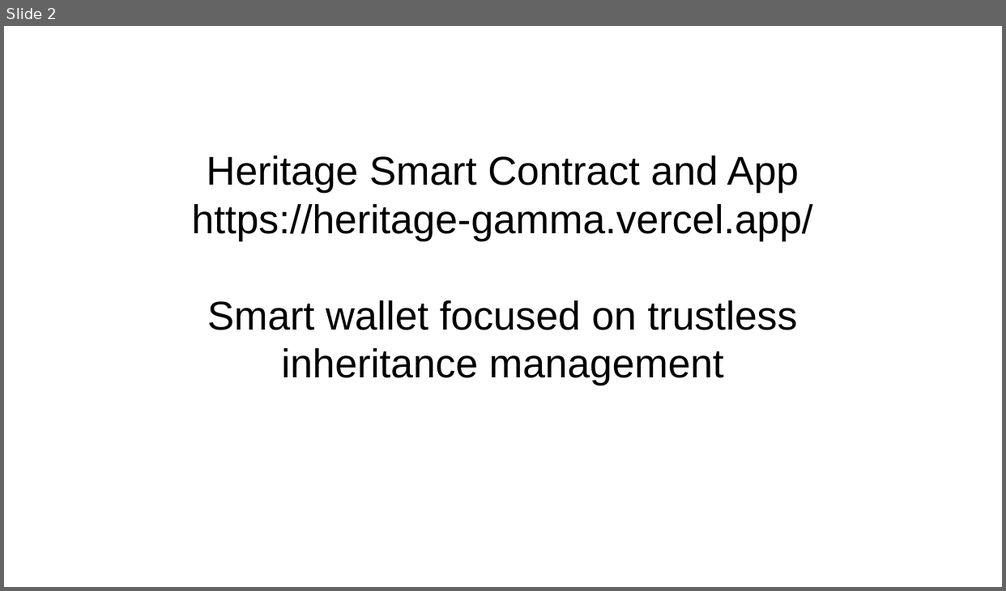
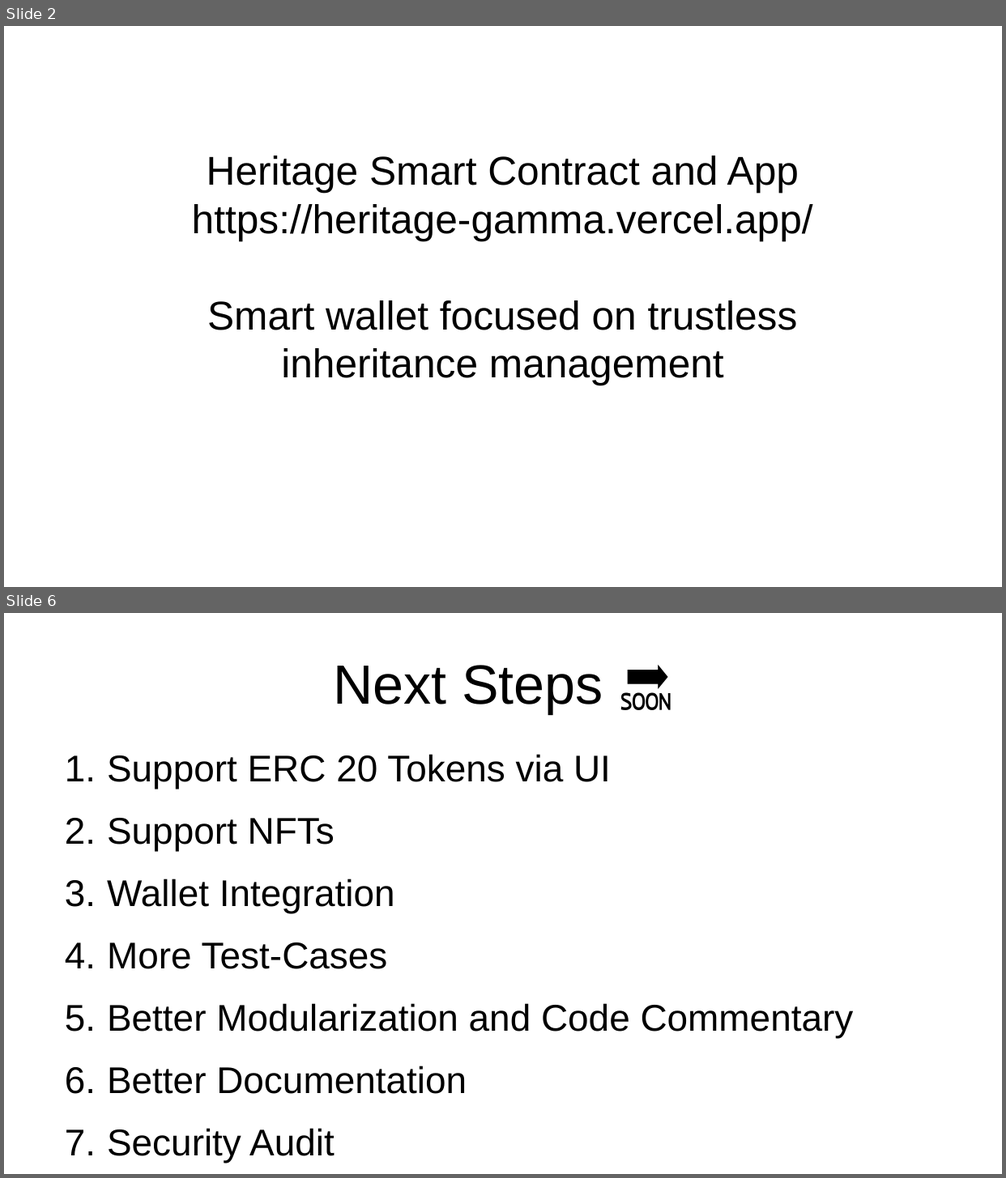
Before and after one commit to cmeyke/heritage, a slide deck: documentation/heritage.odp. Shown one above the other, each under a label of ours: slide 2 before the commit, slides 2 and 6 after it; the slides between them are not shown. The pictures are 1006x591 and 1006x1178 pixels, drawn with LibreOffice and Linux fonts; fonts in the diff are those of the drawing; background and template pictures are left out. Boxes give left, top, right and bottom in pixels: in the first picture for what was removed or moved away, otherwise in the second. Text is boxed around its words. In the diff, an @@ line names an element or a change of style, - is before the commit and + after.

Commit message:
Documentation added

```diff
--- a/documentation/heritage.odp
+++ b/documentation/heritage.odp
@@ slide 6 added at (4,613,1002,1174), background #FFFFFF @@
@@ title added at (333,665,603,714), 44 pt, text #000000 @@
+Next Steps 🔜
@@ text added at (107,754,854,1163), 29.6 pt, text #000000 @@
+1. Support ERC 20 Tokens via UI
+2. Support NFTs
+3. Wallet Integration
+4. More Test-Cases
+5. Better Modularization and Code Commentary
+6. Better Documentation
+7. Security Audit
```
Also in this commit, not shown: 1 slide changed, 4 other slides added, 1 other file.
